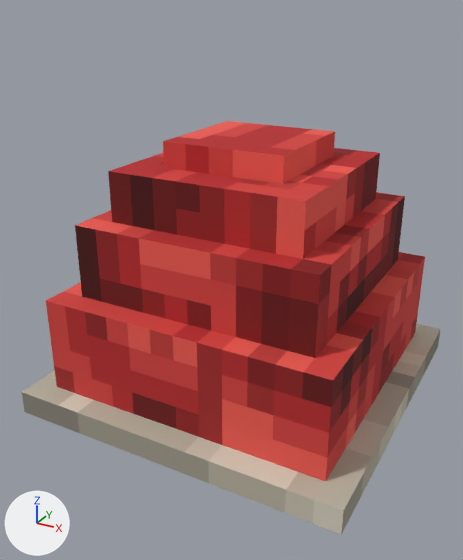
An edit to the glTF model public/assets/models/buildings/stronghold_red.glb, drawn before and after from the same camera.
One viewpoint serves both versions: a camera (50 mm lens) standing at (0.718, -1.41, 0.997) and looking at (-0.015, -0.078, 0.33). Lighting does not change. The marker at lower left points along +X, +Y and +Z. The first picture is the older version. Vertices at exactly the same position are counted once.

In view in the first picture: 'body'.
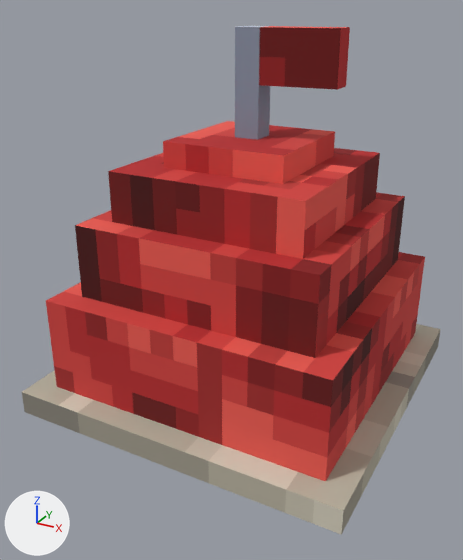
Location of each change, [x1, y1, x2, y2] in pixels of the pictures (463 x 560 px):
'body', reshaped (23% taller): before [22, 121, 441, 534]; after [22, 26, 441, 534]
'flag', added (red): after [259, 26, 350, 90]
part 1 of me_body_rigid_batch, added: after [235, 26, 270, 140]

Edits to the bpy script that builds the scene:
```text
Change me_body_rigid_batch:
    used by ob_body; parent = ob_root; location = (0.0, 0.0, 0.0)
    remove me_body_rigid_batch.from_pydata(...)  # 48 vertices, 60 faces; spans x -0.438..0.438, y -0.438..0.438, z 0.0..0.688
    add me_body_rigid_batch.from_pydata(...)  # 56 vertices, 70 faces; spans x -0.438..0.438, y -0.438..0.438, z 0.0..0.938
    me_body_rigid_batch part 1: the loose piece of 8 vertices spanning x -0.156..0.156, y -0.156..0.156, z 0.625..0.688 is copied, and the copy is scaled about its middle by (0.2, 0.2, 4), then moved by (0.0, 0.0, 0.156); it spans x -0.031..0.031, y -0.031..0.031, z 0.688..0.938
Add me_flag_rigid_batch:
    me_flag_rigid_batch.from_pydata(...)  # a box spanning x 0.0..0.188, y -0.031..0.031, z -0.062..0.062
    me_flag_rigid_batch.materials.append(mat_paint)  # picture img_paint
Add ob_flag:
    ob_flag = bpy.data.objects.new('flag', me_flag_rigid_batch)
    ob_flag.parent = ob_body
    ob_flag.location = (0.0312, 0.0, 0.875)
    ob_flag.rotation_euler = (0.0000445, -0.00626, 0.0345)  # degrees (0, -0.4, 2)
```
